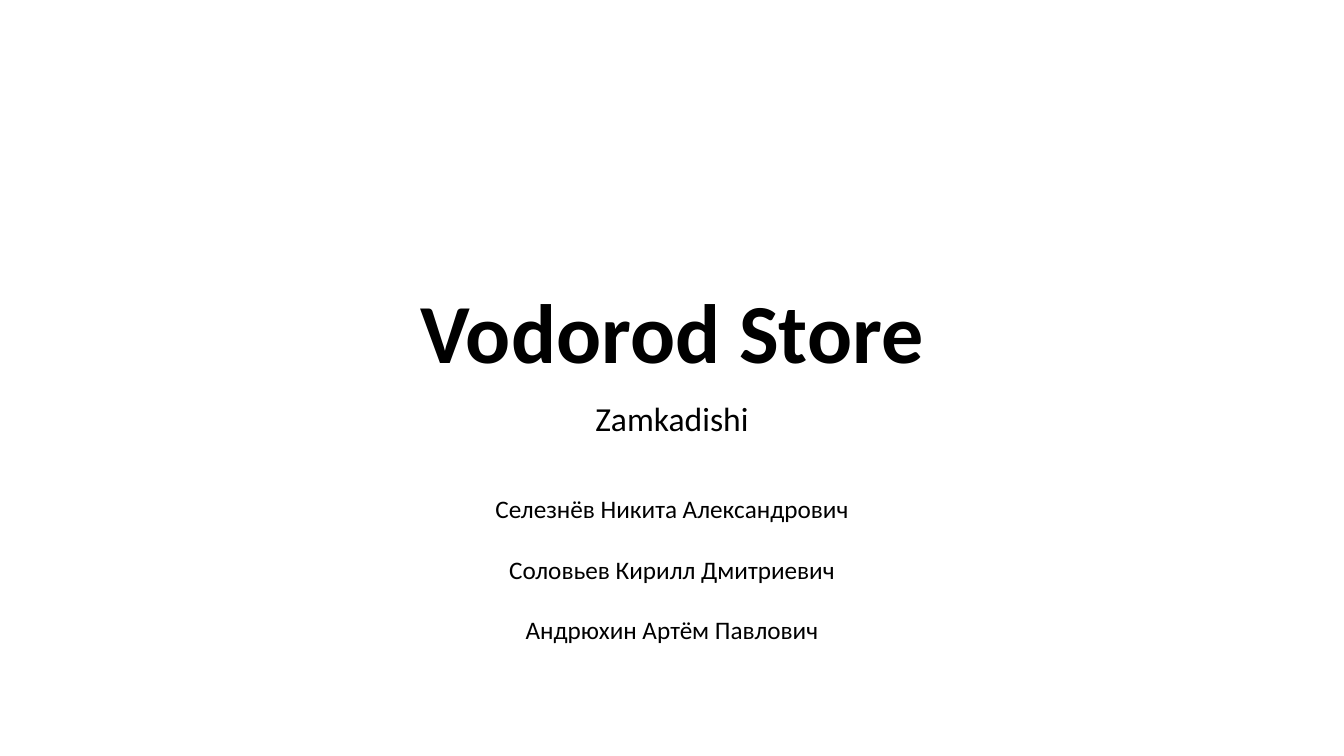
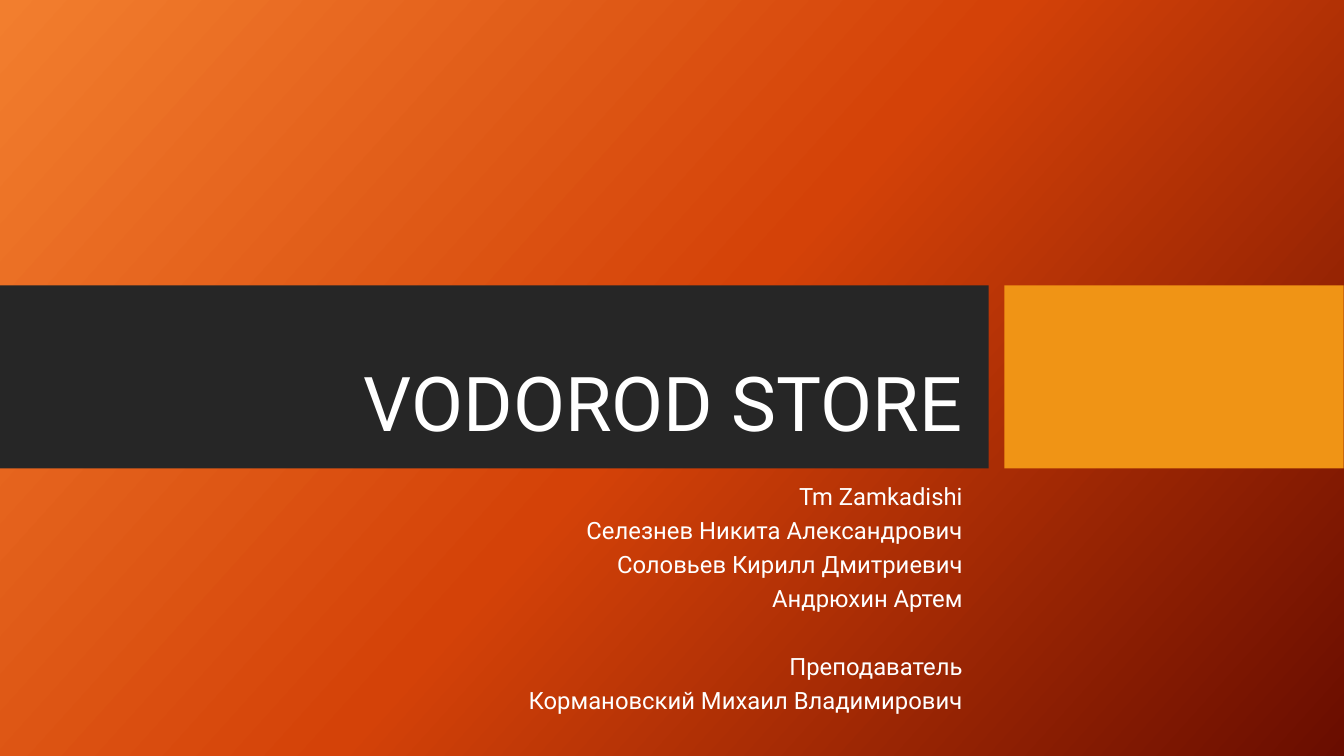
Before and after one commit to lycayan18/Zamkadishi_Marketplace, a slide deck: slide 1 of docs/Vodorod Store.pptx. Drawn at 1344x756 pixels with LibreOffice and Linux fonts; fonts in the diff are those of the drawing; background and template pictures are left out. Boxes give left, top, right and bottom in pixels: in the first picture for what was removed or moved away, otherwise in the second. Text is boxed around its words. In the diff, an @@ line names an element or a change of style, - is before the commit and + after.

Commit message:
fix pptx and pz

```diff
--- a/docs/Vodorod Store.pptx
+++ b/docs/Vodorod Store.pptx
@@ background #FFFFFF to picture (left out) @@
@@ rectangle added at <box>0,285,989,469</box>, fill #262626 @@
@@ rectangle added at <box>1004,285,1344,469</box>, fill #F09415 @@
@@ title at <box>364,376,962,432</box>: text changed; size 60 to 54 pt; font Calibri to Roboto; text colour #000000 to #FFFFFF; bold off @@
-Vodorod Store
+VODOROD STORE
@@ subtitle removed at <box>595,407,748,432</box> @@
-Zamkadishi
@@ text removed at <box>495,501,849,643</box> @@
-Селезнёв Никита Александрович
-Соловьев Кирилл Дмитриевич
-Андрюхин Артём Павлович
@@ subtitle added at <box>529,487,963,714</box>, 17 pt, text #FFFFFF @@
+Tm Zamkadishi
+Селезнев Никита Александрович
+Соловьев Кирилл Дмитриевич
+Андрюхин Артем
+Преподаватель
+Кормановский Михаил Владимирович
```
Also in this commit, not shown: 6 other slides changed, 1 slide removed, 1 other file.
